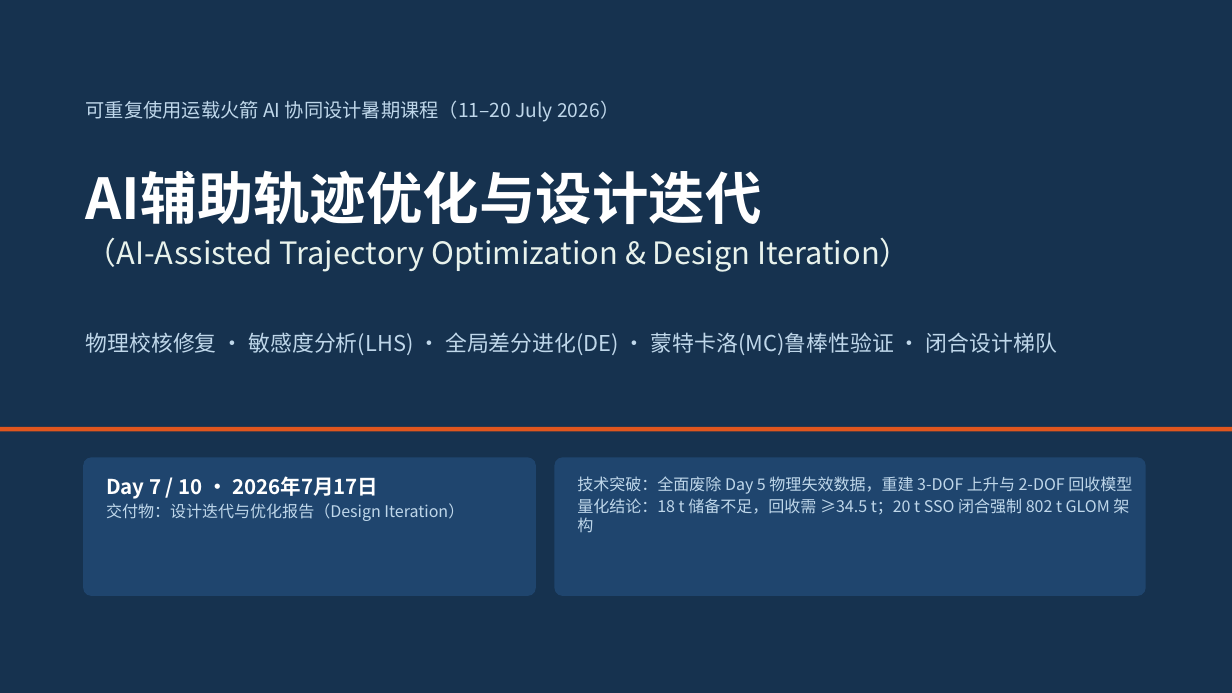
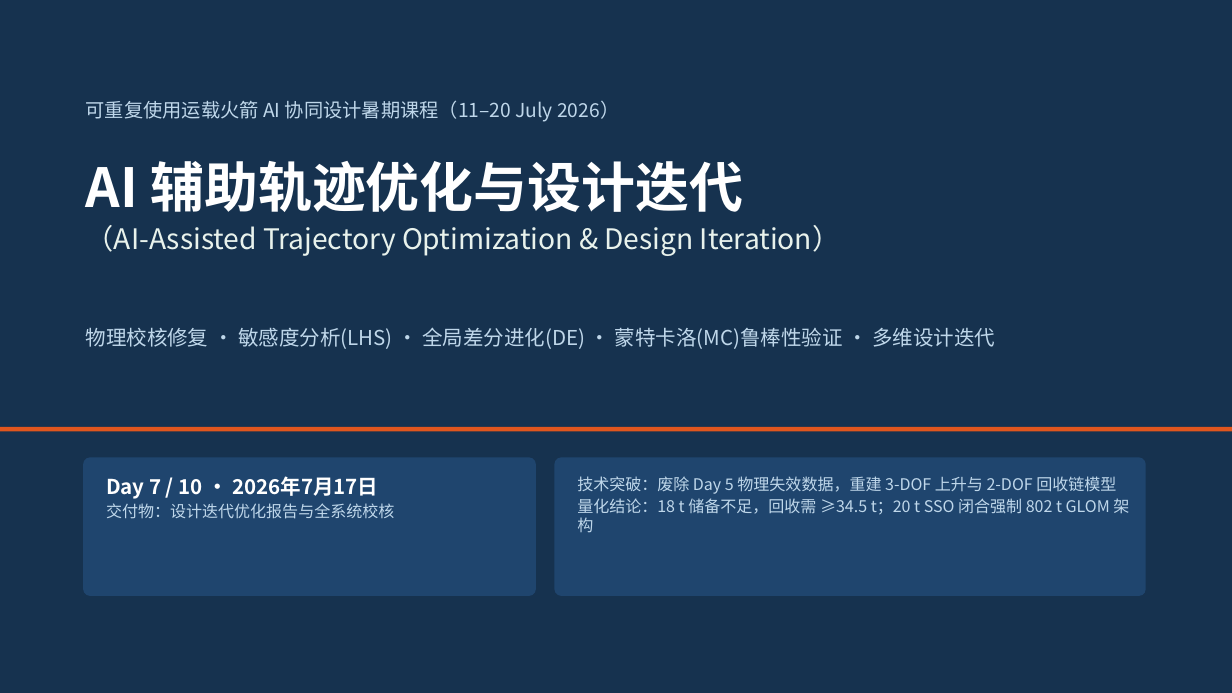
Before and after one commit to irev88/rocket, a slide deck: slide 1 of Day7_AI_辅助优化_设计迭代.pptx. Drawn at 1232x693 pixels with LibreOffice and Linux fonts; fonts in the diff are those of the drawing. Boxes give left, top, right and bottom in pixels: in the first picture for what was removed or moved away, otherwise in the second. Text is boxed around its words. In the diff, an @@ line names an element or a change of style, - is before the commit and + after.

```diff
--- a/Day7_AI_辅助优化_设计迭代.pptx
+++ b/Day7_AI_辅助优化_设计迭代.pptx
@@ text "AI 辅助轨迹优化与设计迭代": place and size @@
-text "AI 辅助轨迹优化与设计迭代" at (86, 170, 911, 272)
+text "AI 辅助轨迹优化与设计迭代" at (86, 161, 841, 256)
@@ text at (86, 161, 743, 212): text changed; size 44 to 42 pt @@
-AI辅助轨迹优化与设计迭代
+AI 辅助轨迹优化与设计迭代
@@ text at (86, 225, 841, 256): size 24 to 22 pt in "（AI-Assisted Trajectory Optimization & Design Iteration）" @@
@@ text at (86, 327, 995, 349): text changed; size 17 to 16 pt @@
-物理校核修复 · 敏感度分析(LHS) · 全局差分进化(DE) · 蒙特卡洛(MC)鲁棒性验证 · 闭合设计梯队
+物理校核修复 · 敏感度分析(LHS) · 全局差分进化(DE) · 蒙特卡洛(MC)鲁棒性验证 · 多维设计迭代
@@ rounded rectangle at (83, 457, 536, 596): proportions changed @@
@@ rounded rectangle at (555, 457, 1146, 596): proportions changed @@
@@ text at (577, 476, 1116, 494): text changed @@
-技术突破：全面废除 Day 5 物理失效数据，重建 3-DOF 上升与 2-DOF 回收模型
+技术突破：废除 Day 5 物理失效数据，重建 3-DOF 上升与 2-DOF 回收链模型
@@ text at (106, 503, 394, 519): text changed @@
-交付物：设计迭代与优化报告（Design Iteration）
+交付物：设计迭代优化报告与全系统校核
```
Also in this commit, not shown: 14 other slides changed, 5 slides added, 3 other files.
